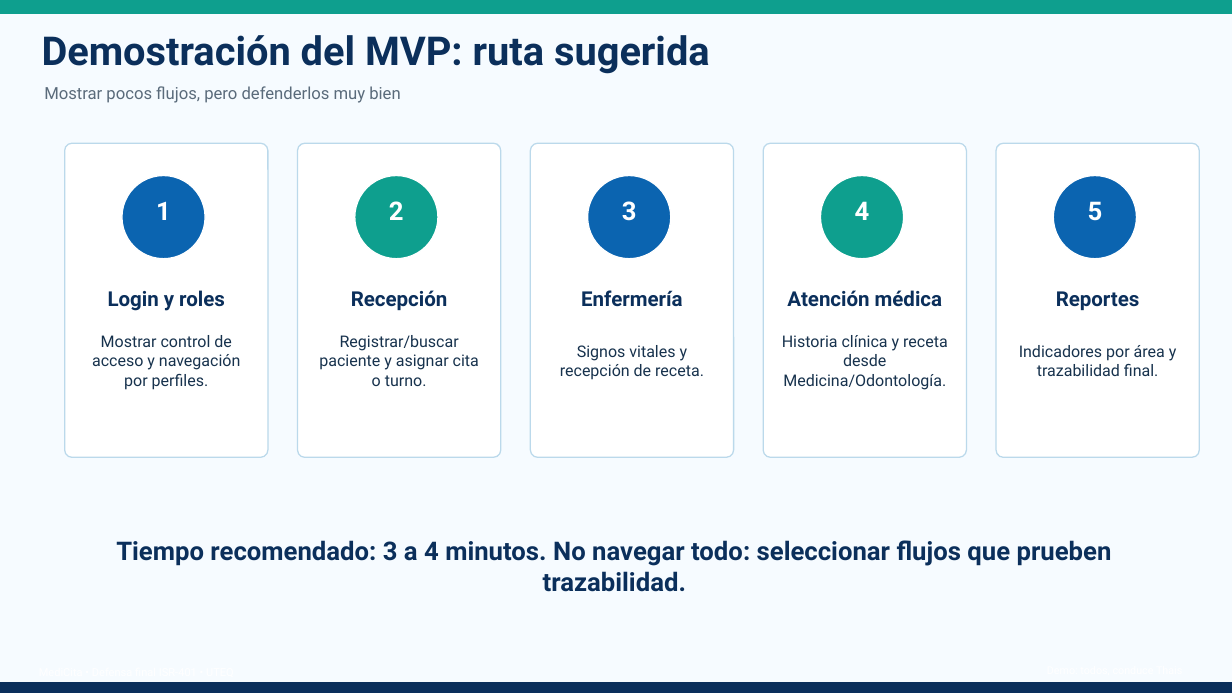
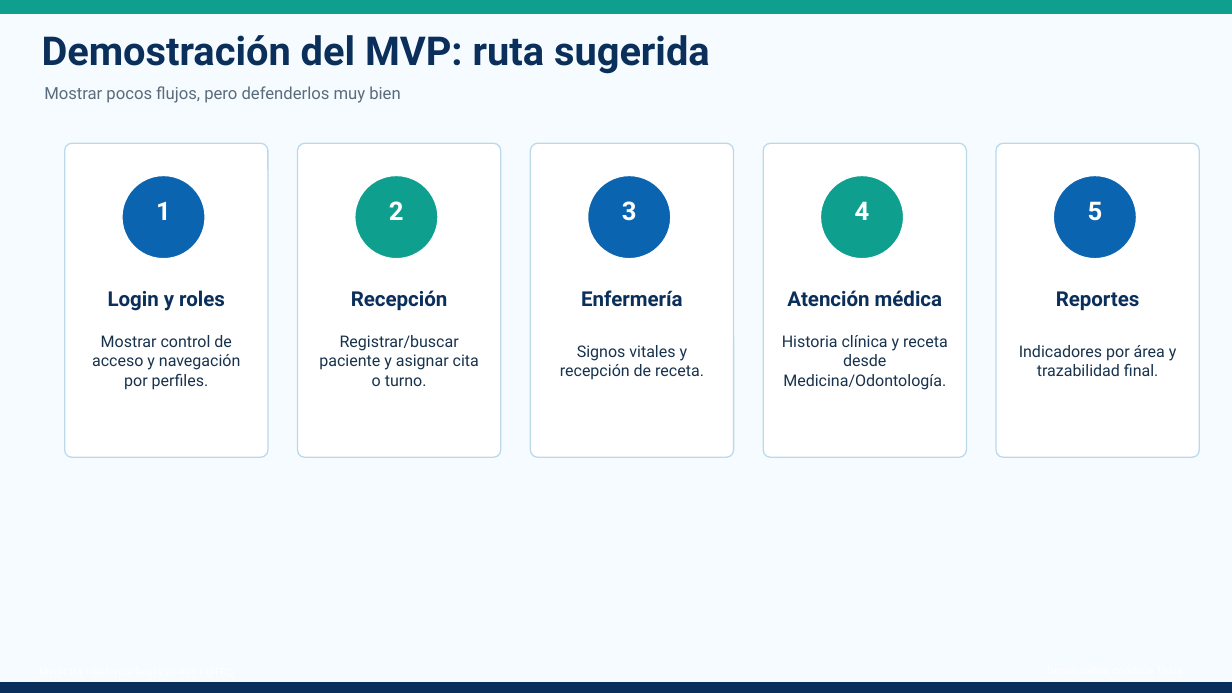
Before and after one commit to ptigasis-Alexander/MediCita_ISR401, a slide deck: slide 16 of 09_Defensa/MediCita_Defensa_Final.pptx. Drawn at 1232x693 pixels with LibreOffice and Linux fonts; fonts in the diff are those of the drawing. Boxes give left, top, right and bottom in pixels: in the first picture for what was removed or moved away, otherwise in the second. Text is boxed around its words. In the diff, an @@ line names an element or a change of style, - is before the commit and + after.

```diff
--- a/09_Defensa/MediCita_Defensa_Final.pptx
+++ b/09_Defensa/MediCita_Defensa_Final.pptx
@@ text removed at [116,540,1112,592] @@
-Tiempo recomendado: 3 a 4 minutos. No navegar todo: seleccionar flujos que prueben trazabilidad.
```
Also in this commit, not shown: 3 other slides changed.
